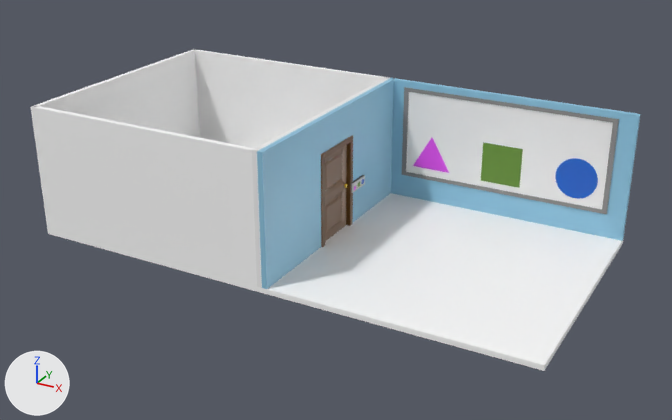
The Blender file src/Models/FigurarEnviroment.blend as it was, and as the next commit left it.
The view is the same before and after, from a camera (50 mm lens) standing at (5.46, -14.32, 7.73) and looking at (-2.31, -0.2, 0.68). The lights are fixed; the arrows at lower left show +X, +Y and +Z.

The older version as bpy lines, for what is in view:
```python
ob_circle = bpy.data.objects.new('Circle', me_circle)
ob_circle.location = (1.5, 2.4, 1.14)
ob_circle.scale = (0.81, 0.81, 0.81)
ob_cube = bpy.data.objects.new('Cube', me_cube_001)
ob_cube.location = (0.0, 0.0, 0.27)
ob_floor = bpy.data.objects.new('Floor', me_floor)
ob_floor.location = (0.0, 0.0, 0.0)
ob_floor.rotation_euler = (3.142, 0.0, 0.0)  # degrees (180, 0, 0)
ob_square = bpy.data.objects.new('Square', me_square)
ob_square.location = (0.0, 2.4, 1.14)
ob_square.scale = (0.81, 0.81, 0.81)
ob_triangle = bpy.data.objects.new('Triangle', me_triangle)
ob_triangle.location = (-1.5, 2.4, 1.0)
ob_triangle.scale = (0.81, 0.81, 0.81)
ob_wall_2 = bpy.data.objects.new('Wall_2', me_floor_004)
ob_wall_2.location = (-2.45, 0.0, 1.3)
ob_wall_2.rotation_euler = (1.571, 0.0, 1.571)  # degrees (90, 0, 90)
ob_wall_2.scale = (1.0, 0.5, 1.0)
ob_wall_2_001 = bpy.data.objects.new('Wall_2.001', me_floor_011)
ob_wall_2_001.location = (-2.55, 0.0, 1.3)
ob_wall_2_001.rotation_euler = (1.571, 0.0, 11.0)  # degrees (90, 0, 270)
ob_wall_2_001.scale = (1.0, 0.5, 1.0)
ob_wall_2_002 = bpy.data.objects.new('Wall_2.002', me_floor_012)
ob_wall_2_002.location = (-0.09, 0.0, 0.0)
ob_wall_3_001 = bpy.data.objects.new('Wall_3.001', me_floor_010)
ob_wall_3_001.location = (-7.45, 0.0, 1.3)
ob_wall_3_001.rotation_euler = (1.571, 0.0, 7.854)  # degrees (90, 0, 90)
ob_wall_3_001.scale = (1.0, 0.5, 1.0)
ob_wall_4 = bpy.data.objects.new('Wall_4', me_floor_002)
ob_wall_4.location = (0.0, 2.45, 1.3)
ob_wall_4.rotation_euler = (1.571, 0.0, 0.0)  # degrees (90, 0, 0)
ob_wall_4.scale = (1.0, 0.5, 1.0)
# also in view: 'Wall_1.001' at (-5.0, 2.45, 1.3); 'Wall_4.001' at (-5.0, -2.45, 1.3); 'Floor.001' at (-5.0, 0.0, 0.0)
```
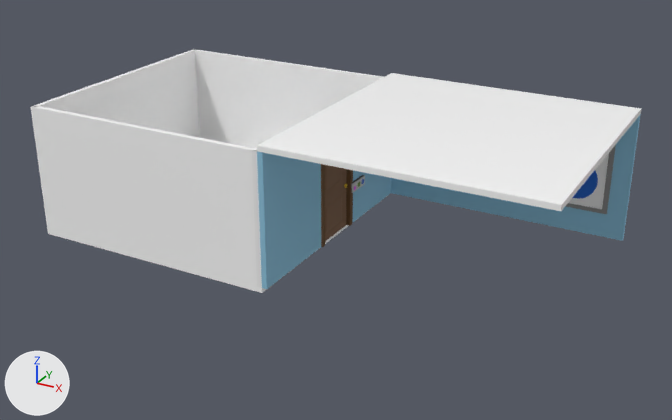
The change, as a diff of the scene's bpy script:
```diff
--- a/src/Models/FigurarEnviroment.blend.py
+++ b/src/Models/FigurarEnviroment.blend.py
@@ mat_coloredmaterial @@
 mat_coloredmaterial.texture = img_imphenziapalette01_png
-mat_coloredmaterial.roughness = 0.4
+mat_coloredmaterial.roughness = 1.0
@@ ob_floor @@
 ob_floor.rotation_euler = (3.142, 0.0, 0.0)  # degrees (180, 0, 0)
+ob_floor.hide_set(True)
@@ ob_room_1_roof @@
+ob_room_1_roof = bpy.data.objects.new('Room_1_Roof', me_floor_010.copy())  # the mesh of ob_wall_3_001
+ob_room_1_roof.location = (0.0, 0.0, 2.6)
```

Changed parts and their boxes (x1, y1, x2, y2) in the pictures (672 x 420 px):
'Floor', hidden: before (262, 193, 624, 371)
'Room_1_Roof', added: after (257, 73, 641, 211)
'Cube', surface changed (white to grey): (402, 87, 619, 214) in both
'Wall_2', surface changed: (257, 78, 396, 289) in both
'Wall_4', surface changed: (391, 78, 641, 241) in both
'Wall_2.002', surface changed: (325, 145, 347, 241) in both
'Square', surface changed: (481, 142, 523, 188) in both
'Circle', surface changed: (555, 158, 598, 199) in both
'Triangle', surface changed: (413, 138, 449, 173) in both
'Locker', surface changed: (351, 175, 365, 193) in both
